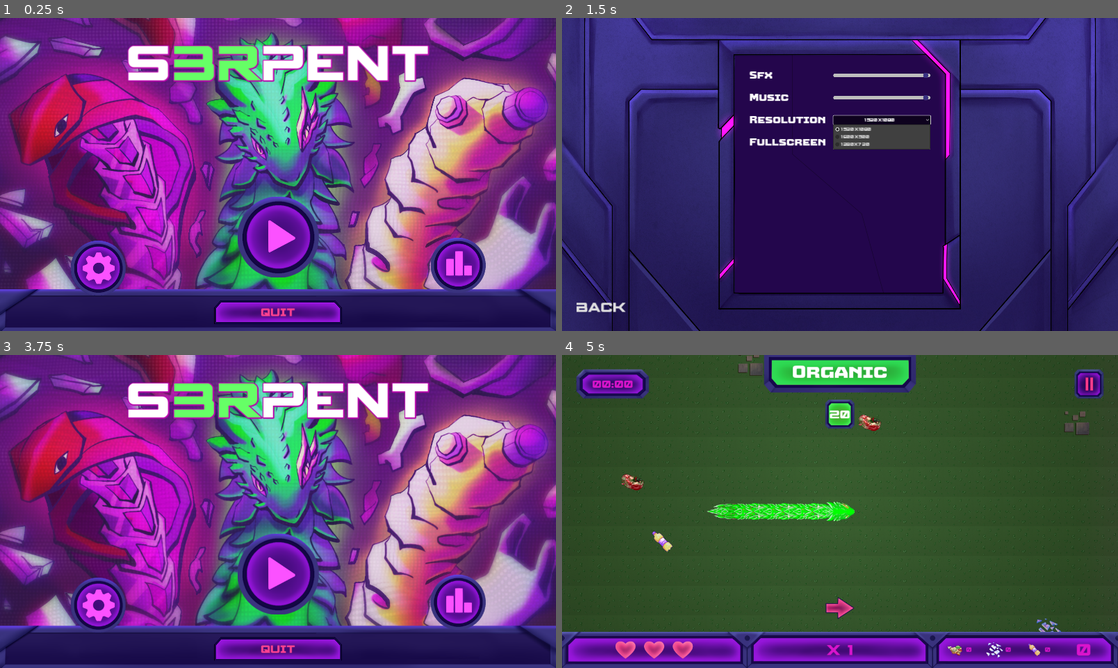
Above: before the commit, frames 1-4 (two rows, left to right).
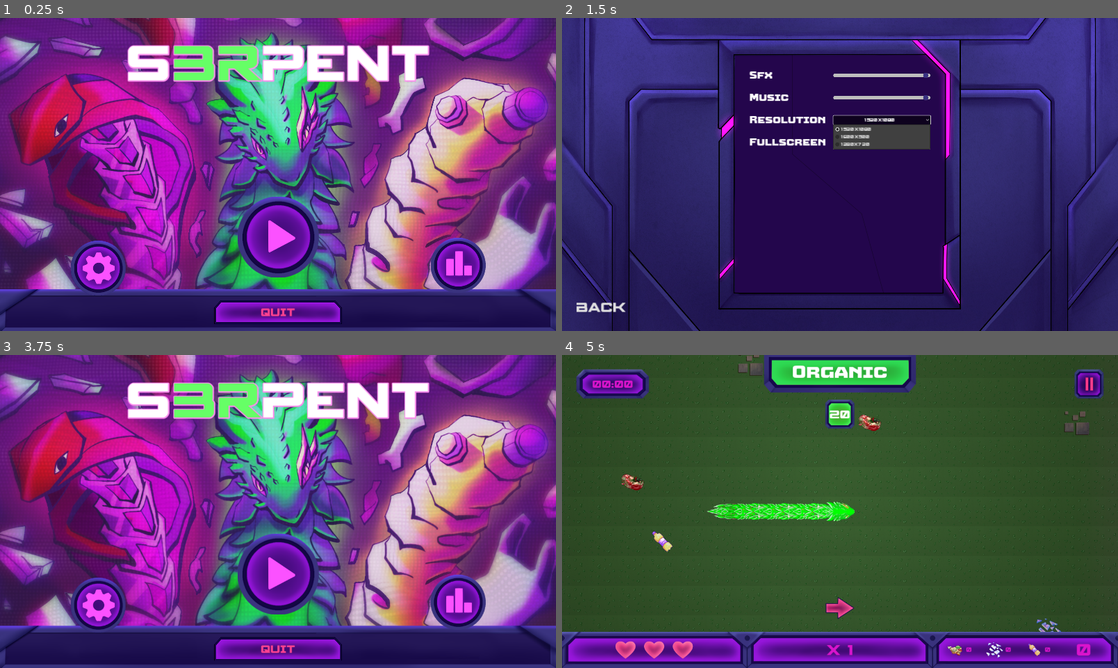
Above: after the commit, the same moments.

Repository: istamarahsan/s3rpent
Game: Godot game, scene res://root.tscn
The game is run twice, just before and just after one commit, with the same random seed, the same clock (stepped at 60 frames per second) and the same inputs.
Inputs (mouse positions are in pixels of both pictures, inside the frame that each line leads up to):
- Up to frame 1 (0.25 s): no input
- Up to frame 2 (1.5 s): click (662, 268) at 0.5 s; click "1920x1080" at 1.25 s
- Up to frame 3 (3.75 s): click (316, 480) at 2 s; click "1280x720" at 2.75 s; click "Back" at 3.5 s
- Up to frame 4 (5 s): click (840, 574) at 4.25 s

The runs differ from the first frame. In frame 1, 1.6% of the frame differs, in the area x 22-78%, y 8-21%; in frame 2, nothing differs; in frame 3, 1.4%; in frame 4, nothing differs.

Commit message:
settings leaderboard btn tweak

Diff:
--- a/Mainmenu.tscn
+++ b/Mainmenu.tscn
@@ -61,7 +61,7 @@
 
 [sub_resource type="Animation" id="Animation_68xg0"]
 resource_name = "color_rotate"
-length = 9.0
+length = 10.2
 loop_mode = 1
 tracks/0/type = "value"
 tracks/0/imported = false
@@ -70,7 +70,7 @@
 tracks/0/interp = 1
 tracks/0/loop_wrap = true
 tracks/0/keys = {
-"times": PackedFloat32Array(0, 2.6, 3, 5.6, 6, 8.6, 9),
+"times": PackedFloat32Array(0, 3, 3.4, 6.4, 6.8, 9.8, 10.2),
 "transitions": PackedFloat32Array(1, 1, 1, 1, 1, 1, 1),
 "update": 0,
 "values": [Color(0.4, 1, 0.4, 1), Color(0.4, 1, 0.4, 1), Color(1, 0.8, 0.4, 1), Color(1, 0.8, 0.4, 1), Color(1, 0.564706, 0.427451, 1), Color(1, 0.564706, 0.427451, 1), Color(0.4, 1, 0.4, 1)]
@@ -231,7 +231,7 @@
 [node name="Label" type="Label" parent="Label"]
 layout_mode = 2
 theme_override_colors/font_color = Color(1, 1, 1, 1)
-theme_override_colors/font_shadow_color = Color(0.717647, 0.0235294, 0.670588, 1)
+theme_override_colors/font_shadow_color = Color(0.984314, 0.552941, 0.929412, 1)
 theme_override_colors/font_outline_color = Color(0.85098, 0.0784314, 0.8, 1)
 theme_override_constants/shadow_outline_size = 15
 theme_override_font_sizes/font_size = 188
@@ -239,8 +239,8 @@
 
 [node name="Label2" type="Label" parent="Label"]
 layout_mode = 2
-theme_override_colors/font_color = Color(1, 0.564706, 0.427451, 1)
-theme_override_colors/font_shadow_color = Color(0.717647, 0.0235294, 0.670588, 1)
+theme_override_colors/font_color = Color(1, 0.623529, 0.420588, 1)
+theme_override_colors/font_shadow_color = Color(0.984314, 0.552941, 0.929412, 1)
 theme_override_colors/font_outline_color = Color(0.85098, 0.0784314, 0.8, 1)
 theme_override_constants/shadow_outline_size = 15
 theme_override_font_sizes/font_size = 188
@@ -249,7 +249,7 @@
 [node name="Label3" type="Label" parent="Label"]
 layout_mode = 2
 theme_override_colors/font_color = Color(1, 1, 1, 1)
-theme_override_colors/font_shadow_color = Color(0.717647, 0.0235294, 0.670588, 1)
+theme_override_colors/font_shadow_color = Color(0.984314, 0.552941, 0.929412, 1)
 theme_override_colors/font_outline_color = Color(0.85098, 0.0784314, 0.8, 1)
 theme_override_constants/shadow_outline_size = 15
 theme_override_font_sizes/font_size = 188
--- a/settings/settings.gd
+++ b/settings/settings.gd
@@ -71,6 +71,6 @@
 
 	var data = JSON.parse_string(body)
 
-	feedback_link_button.visible = true
+	$Buttons/VBoxContainer/Feedback.visible = true
 	feedback_link_button.disabled = false
 	feedback_link_button.uri = data["formUrl"]
--- a/settings/settings.tscn
+++ b/settings/settings.tscn
@@ -18,7 +18,19 @@
 fill = 1
 fill_from = Vector2(0.5, 0.5)
 
-[node name="Settings" type="Control" node_paths=PackedStringArray("sfx_slider", "music_slider", "resolution_option_button", "enable_fullscreen_checkbox")]
+[sub_resource type="StyleBoxFlat" id="StyleBoxFlat_7oe47"]
+bg_color = Color(0.6, 0.6, 0.6, 0)
+border_width_left = 1
+border_width_top = 1
+border_width_right = 1
+border_width_bottom = 1
+border_color = Color(0.231373, 0.2, 0.52549, 1)
+corner_radius_top_left = 5
+corner_radius_top_right = 5
+corner_radius_bottom_right = 5
+corner_radius_bottom_left = 5
+
+[node name="Settings" type="Control" node_paths=PackedStringArray("sfx_slider", "music_slider", "resolution_option_button", "enable_fullscreen_checkbox", "feedback_link_button")]
 layout_mode = 3
 anchors_preset = 15
 anchor_right = 1.0
@@ -31,6 +43,7 @@
 music_slider = NodePath("Buttons/VBoxContainer/Control/GridContainer/MusicSlider")
 resolution_option_button = NodePath("Buttons/VBoxContainer/Control/GridContainer/ResolutionOptions")
 enable_fullscreen_checkbox = NodePath("Buttons/VBoxContainer/Control/GridContainer/CheckBox")
+feedback_link_button = NodePath("Buttons/VBoxContainer/Feedback/MarginContainer/Feedback")
 
 [node name="Bg" type="TextureRect" parent="."]
 layout_mode = 1
@@ -200,8 +213,34 @@
 theme_override_font_sizes/font_size = 31
 text = "Send"
 
-[node name="Feedback" type="LinkButton" parent="Buttons/VBoxContainer"]
-visible = false
+[node name="HSeparator" type="HSeparator" parent="Buttons/VBoxContainer"]
+visible = false
+layout_mode = 2
+size_flags_vertical = 3
+
+[node name="Feedback" type="Button" parent="Buttons/VBoxContainer"]
+visible = false
+custom_minimum_size = Vector2(257.38, 67.72)
+layout_mode = 2
+size_flags_horizontal = 4
+size_flags_vertical = 4
+theme_override_styles/disabled = SubResource("StyleBoxFlat_7oe47")
+disabled = true
+button_mask = 0
+
+[node name="MarginContainer" type="MarginContainer" parent="Buttons/VBoxContainer/Feedback"]
+layout_mode = 1
+anchors_preset = 15
+anchor_right = 1.0
+anchor_bottom = 1.0
+grow_horizontal = 2
+grow_vertical = 2
+theme_override_constants/margin_left = 5
+theme_override_constants/margin_top = 5
+theme_override_constants/margin_right = 5
+theme_override_constants/margin_bottom = 5
+
+[node name="Feedback" type="LinkButton" parent="Buttons/VBoxContainer/Feedback/MarginContainer"]
 layout_mode = 2
 size_flags_horizontal = 4
 size_flags_vertical = 4
@@ -209,7 +248,7 @@
 theme_override_colors/font_pressed_color = Color(1, 1, 1, 1)
 theme_override_colors/font_hover_color = Color(0.858824, 0.0666667, 0.764706, 1)
 theme_override_colors/font_focus_color = Color(1, 1, 1, 1)
-theme_override_font_sizes/font_size = 71
+theme_override_font_sizes/font_size = 32
 disabled = true
 text = "Feedback"
 
Not shown: 1 places in settings/settings.tscn that only renumber resources
